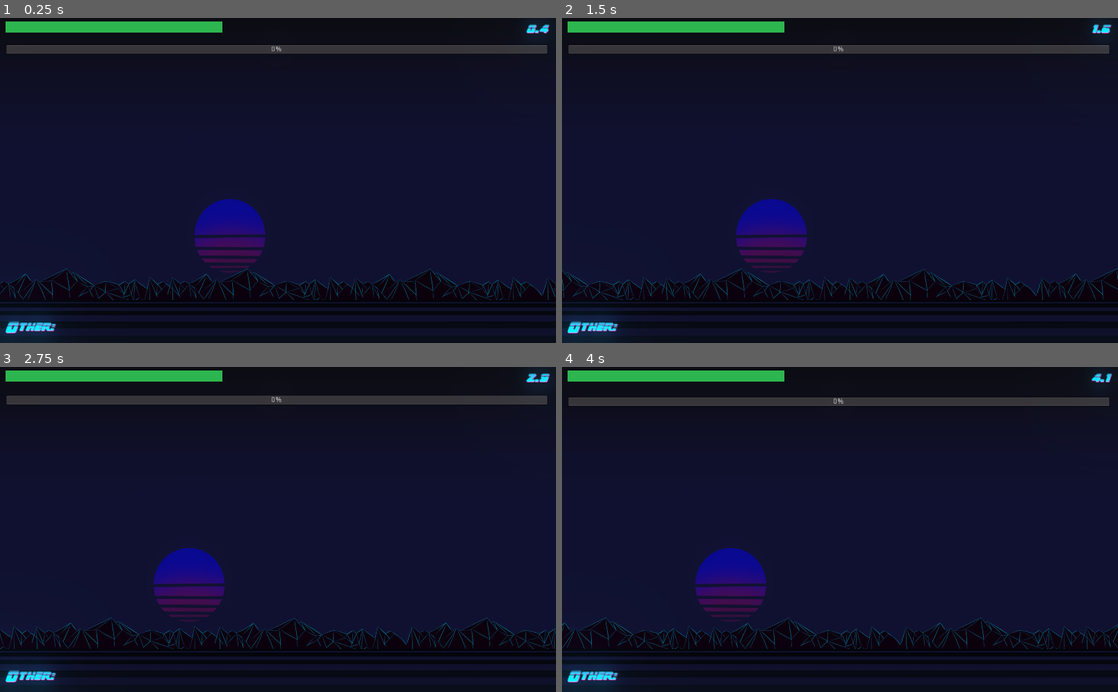
Above: before the commit, frames 1-4 (two rows, left to right).
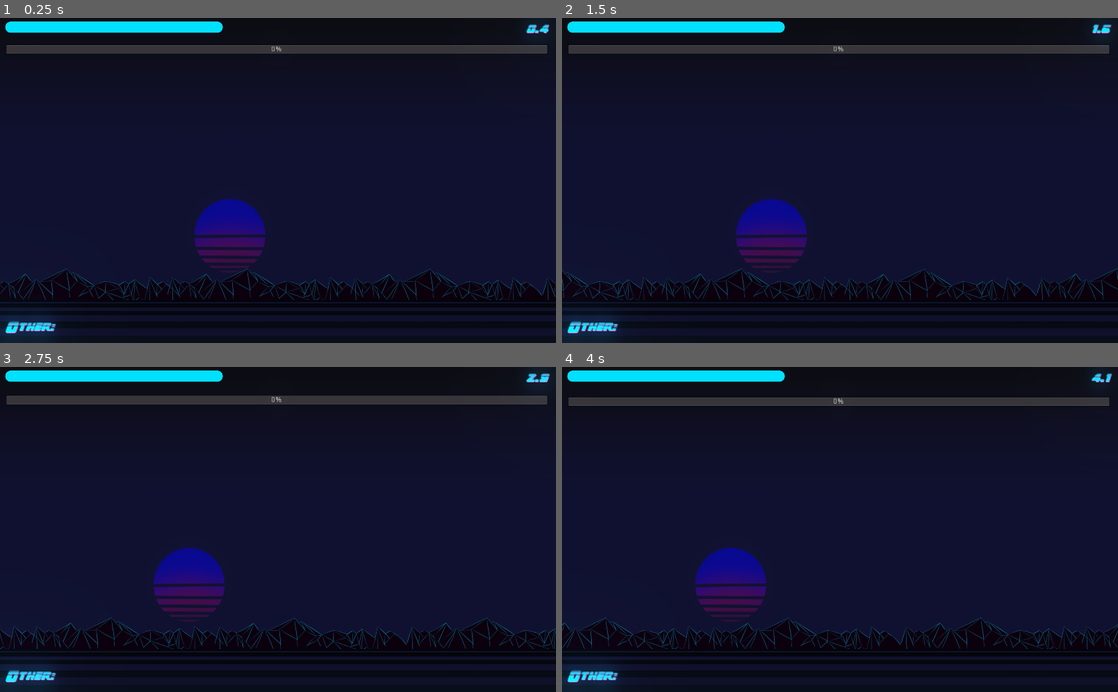
Above: after the commit, the same moments.

Repository: Joniras/MoustacheDesinfectant
Game: Godot game, scene res://Scenes/Game/Game.tscn
Same seed, same stepped clock (60 frames per second), same inputs: the game is played once before the commit and once after it. This scene is started directly instead of the project's main scene.
Inputs (mouse positions are in pixels of both pictures, inside the frame that each line leads up to):
- Up to frame 1 (0.25 s): no input
- Up to frame 2 (1.5 s): move the mouse to (962, 164) at 0.52 s; click (962, 164) at 0.6 s; move the mouse to (728, 196) at 1.27 s; click (728, 196) at 1.35 s
- Up to frame 3 (2.75 s): move the mouse to (333, 458) at 2.02 s; click (333, 458) at 2.1 s
- Up to frame 4 (4 s): move the mouse to (812, 594) at 2.77 s; click (812, 594) at 2.85 s; move the mouse to (1006, 578) at 3.52 s; click (1006, 578) at 3.6 s

The runs differ from the first frame. In frame 1, 1.4% of the frame differs, in the area x 0-41%, y 1-5%; in frame 2, 1.4%; in frame 3, 1.4%; in frame 4, 1.4%.
Error in both runs: Invalid get index '1' (on base: 'Dictionary').

Commit message:
Health Bar fix

Diff:
--- a/Characters/Player.tscn
+++ b/Characters/Player.tscn
@@ -241,10 +241,18 @@
 "
 
 [sub_resource type="StyleBoxFlat" id=2]
-bg_color = Color( 0.180392, 0.717647, 0.313726, 1 )
+bg_color = Color( 0, 0.882353, 1, 1 )
+corner_radius_top_left = 15
+corner_radius_top_right = 15
+corner_radius_bottom_right = 15
+corner_radius_bottom_left = 15
 
 [sub_resource type="StyleBoxFlat" id=3]
 bg_color = Color( 0.239216, 0.239216, 0.239216, 1 )
+corner_radius_top_left = 15
+corner_radius_top_right = 15
+corner_radius_bottom_right = 15
+corner_radius_bottom_left = 15
 
 [sub_resource type="Animation" id=4]
 resource_name = "damage"
--- a/Scenes/Game/Game.tscn
+++ b/Scenes/Game/Game.tscn
@@ -262,10 +262,18 @@
 font_data = ExtResource( 3 )
 
 [sub_resource type="StyleBoxFlat" id=10]
-bg_color = Color( 0.180392, 0.717647, 0.313726, 1 )
+bg_color = Color( 0, 0.882353, 1, 1 )
+corner_radius_top_left = 15
+corner_radius_top_right = 15
+corner_radius_bottom_right = 15
+corner_radius_bottom_left = 15
 
 [sub_resource type="StyleBoxFlat" id=11]
 bg_color = Color( 0.239216, 0.239216, 0.239216, 1 )
+corner_radius_top_left = 15
+corner_radius_top_right = 15
+corner_radius_bottom_right = 15
+corner_radius_bottom_left = 15
 
 [sub_resource type="Animation" id=12]
 length = 0.3
Not shown, changed: export_presets.cfg
